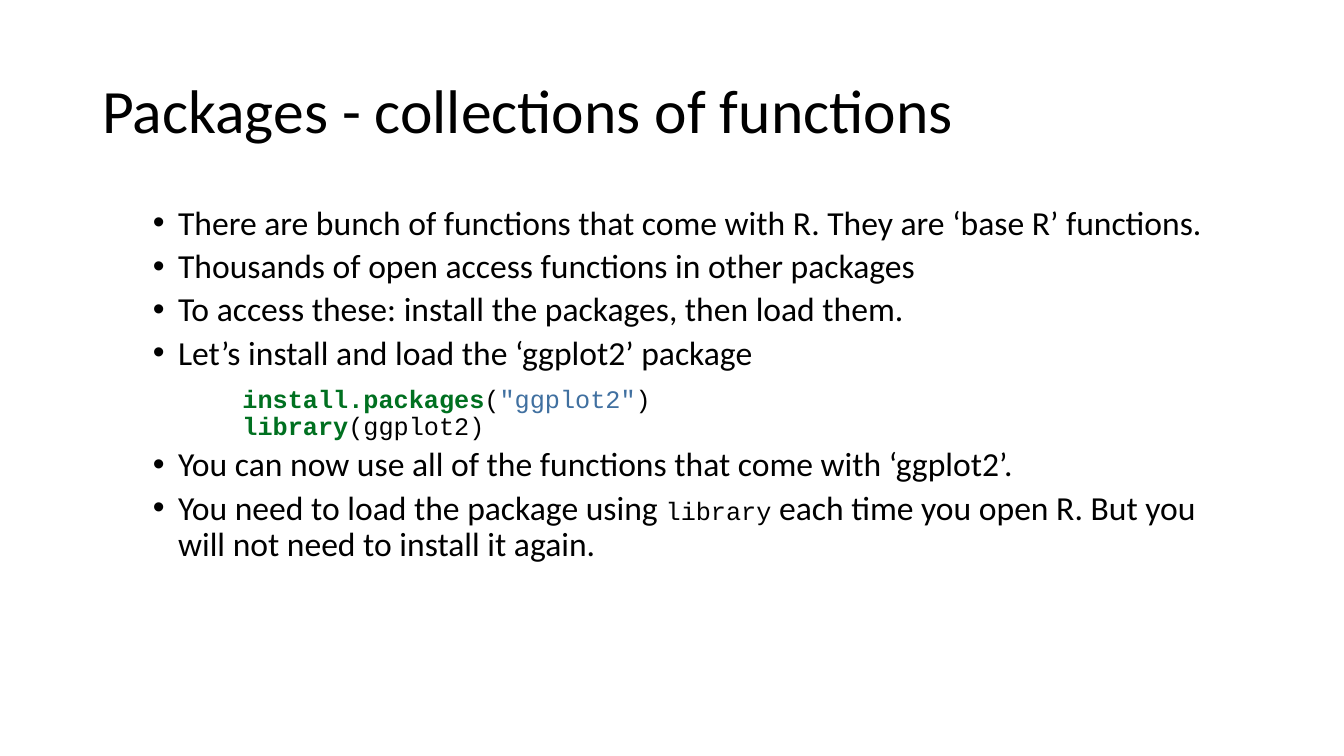
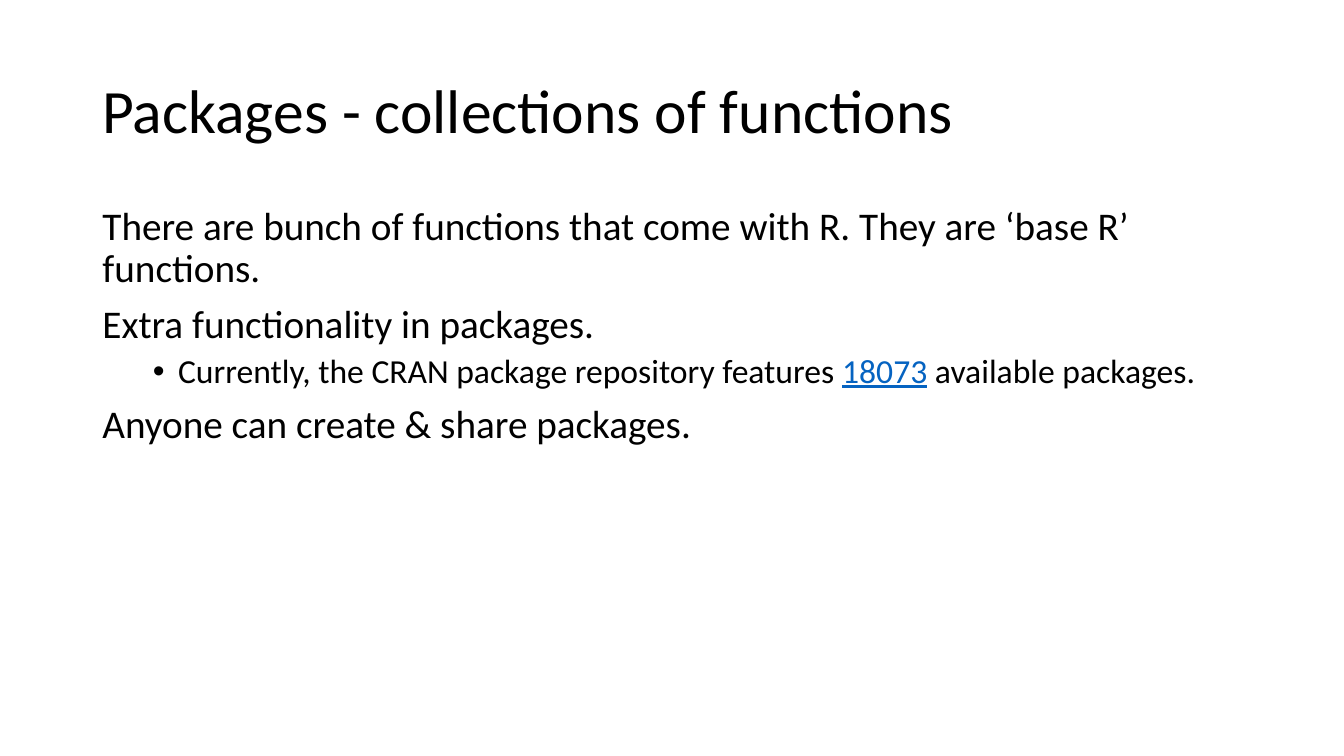
Before and after one commit to uclh-criu/learning-datascience, a slide deck: slide 41 of sessions/2-R-intro.pptx (slide 47 before the commit). Drawn at 1344x756 pixels with LibreOffice and Linux fonts; fonts in the diff are those of the drawing. Boxes give left, top, right and bottom in pixels: in the first picture for what was removed or moved away, otherwise in the second. Text is boxed around its words. In the diff, an @@ line names an element or a change of style, - is before the commit and + after.

```diff
--- a/sessions/2-R-intro.pptx
+++ b/sessions/2-R-intro.pptx
@@ text at <box>102,212,1129,283</box>: size 24 to 28 pt in "There are bunch of functions that come ..."; bullet • to none; list level 2 to 1 in "There are bunch of functions ..." @@
@@ text at <box>102,310,1195,445</box>: text changed @@
-  • Thousands of open access functions in other packages
-  • To access these: install the packages, then load them.
-  • Let’s install and load the ‘ggplot2’ package
-install.packages("ggplot2")
-library(ggplot2)
-  • You can now use all of the functions that come with ‘ggplot2’.
-  • You need to load the package using library each time you open R. But you will not need to install it again.
+Extra functionality in packages.
+  • Currently, the CRAN package repository features 18073 available packages.
+Anyone can create & share packages.
```
Also in this commit, not shown: 10 other slides changed, 7 slides added, 12 slides removed, 7 other files.
